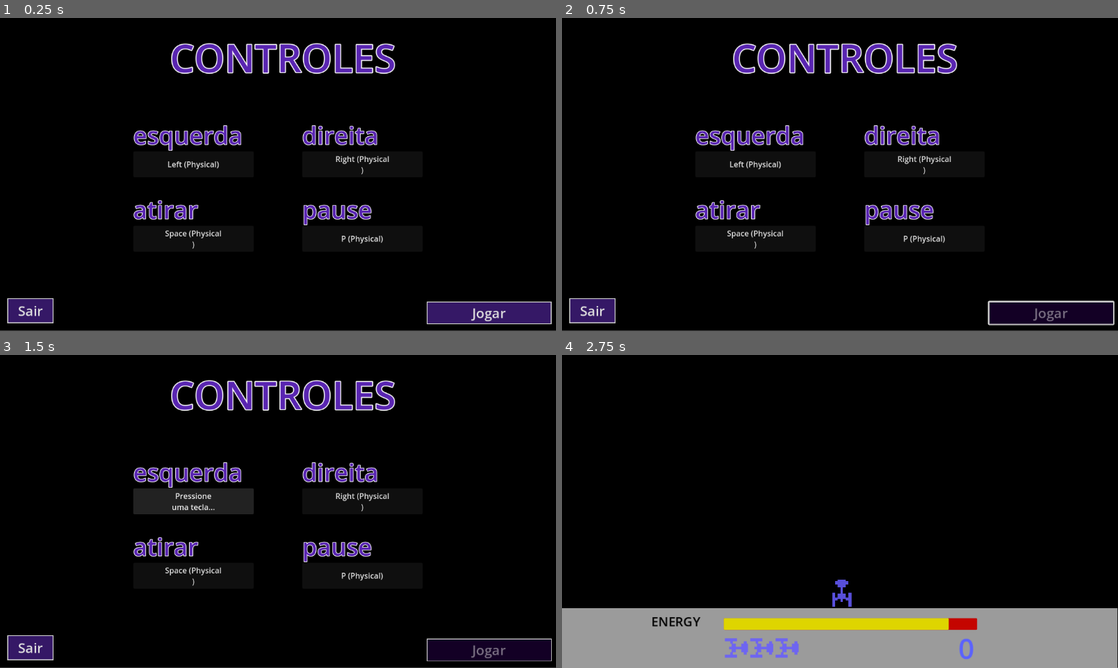
Above: before the commit, frames 1-4 (two rows, left to right).
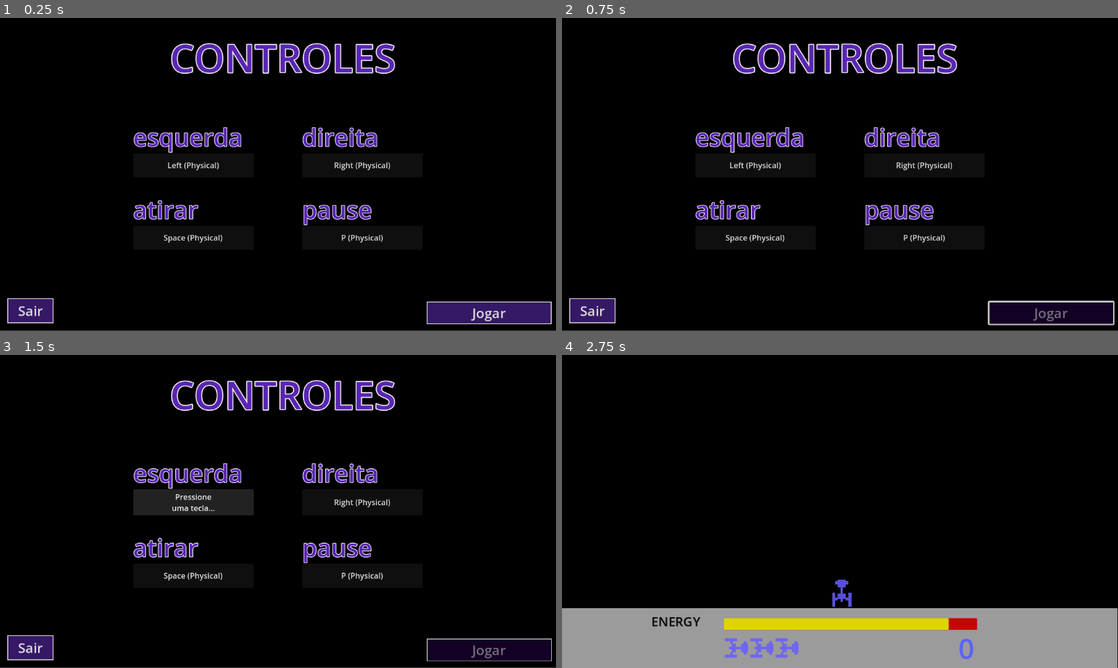
Above: after the commit, the same moments.

Repository: SabrinaBruni28/MegaMania
Game: Godot game, scene res://scenes/telas/tela_controles.tscn
Same seed, same stepped clock (60 frames per second), same inputs: the game is played once before the commit and once after it. This scene is started directly instead of the project's main scene. Sound files missing from this copy of the repository are replaced by a short silence.
Inputs (mouse positions are in pixels of both pictures, inside the frame that each line leads up to):
- Up to frame 1 (0.25 s): no input
- Up to frame 2 (0.75 s): click "Jogar" at 0.5 s
- Up to frame 3 (1.5 s): click "Left (Physical)" at 1.25 s
- Up to frame 4 (2.75 s): tap Enter at 2 s; move the mouse to (962, 495) at 2.02 s; hold Right (direita) from 2.03 s (still down); hold Space (atirar) from 2.03 s (still down)

The runs differ from the first frame. In frame 1, 1.7% of the frame differs, in the area x 24-71%, y 34-74%; in frame 2, 1.7%; in frame 3, 2.0%; in frame 4, nothing differs.

Commit message:
Ajuste de botão

Diff:
--- a/megamania/scripts/button.gd
+++ b/megamania/scripts/button.gd
@@ -57,7 +57,7 @@
 	if eventos.is_empty():
 		text = "Não configurado"
 	else:
-		text = limitar_texto(eventos[0].as_text(), 15)
+		text = limitar_texto(eventos[0].as_text(), 25)
 
 func limitar_texto(texto: String, limite_por_linha: int) -> String:
 	var max_chars := limite_por_linha * 3
